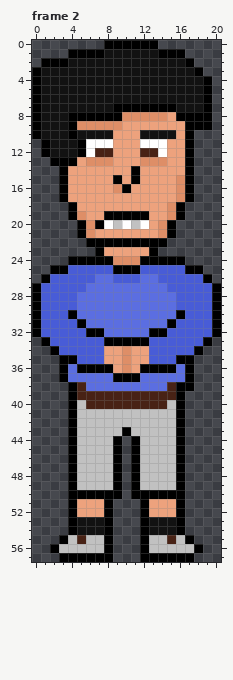
Pixel-art file, stored at WIP/Doofus1.aseprite. Above: the version before the commit.
29x58 pixels, 2 frames. Shown: frame 2. The old version is drawn lined up with the new one, on the new canvas. The commit also changed other frames, which this record leaves out.
The result:
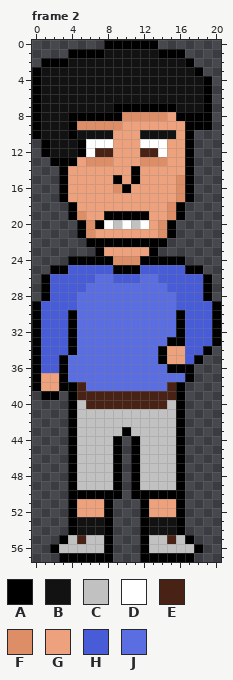
Palette (. is transparent): A #000000  B #121212  C #c1c1c1  D #ffffff  E #482215  F #de8e67  G #eda27d  H #485cd7  J #5b6ee1
Difference:
canvas 29x58 -> 21x58, the old top-left corner now at -4,0 (the part of the old canvas that was cut away was empty and is not shown)
--- frame 2
@@ x 0..20 @@
 26 .AHHHHHJJHHHJJHHHHHA.
-27 AHHHHHJJJJJJJJJHHHHHA
-28 AHHHHJJJJJJJJJJJHHHHA
+27 .AHHHHJJJJJJJJJHHHHA.
+28 .AHHHJJJJJJJJJJJHHHA.
 29 AHHHHJJJJJJJJJJJHHHHA
 30 AHHHAJJJJJJJJJJJAHHHA
-31 AHHHHAJJJJJJJJJAHHHHA
-32 AHHHHHAAJJJJJAAHHHHHA
-33 .AHHHHHHAAAAAHHHHHHA.
-34 ..AHHHHHGGFGGHHHHHA..
-35 ...AAHHHGGFGGHHHAA...
-36 ...AJAAAAGFGAAAAJA...
-37 ...AJJJJJAAAJJJJJA...
-38 ....AEJJJJJJJJJEAA...
-39 ....AEEEEEEEEEEEA....
+31 AHHHAJJJJJJJJJJJAHHHA
+32 AHHHAJJJJJJJJJJJAHHHA
+33 AHHHAJJJJJJJJJJAAHHHA
+34 AHHHAJJJJJJJJJAGGHHA.
+35 AHHAJJJJJJJJJJAGGHA..
+36 AHHAJJJJJJJJJJJAAA...
+37 AGGAJJJJJJJJJJJJJA...
+38 AGGAAEJJJJJJJJJEA....
+39 .AA.AEEEEEEEEEEEA....
 40 ....ACEEEEEEEEECA....
Where, in picture pixels (left, top, right, bottom), the same in both pictures:
changed: (32, 283, 221, 400)
